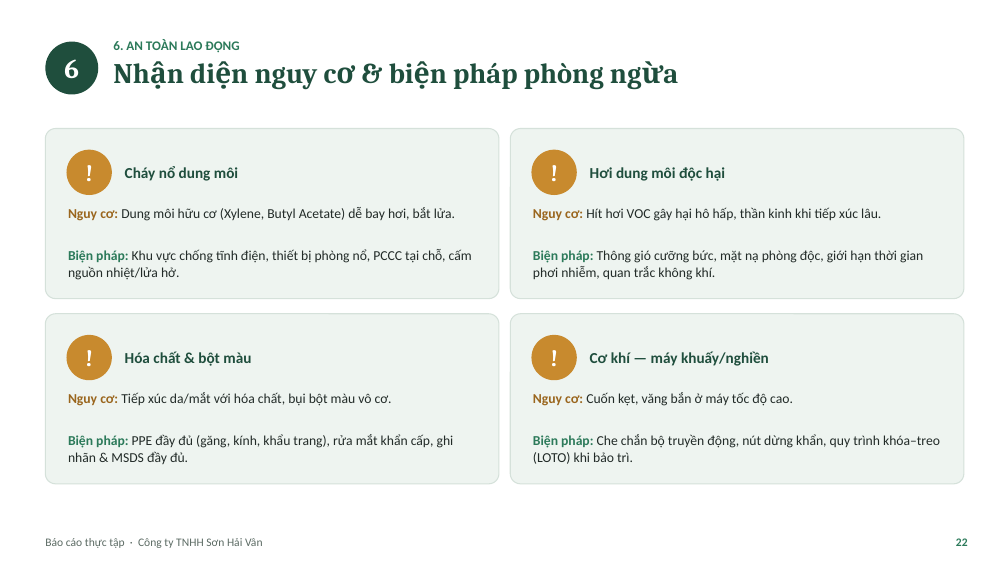
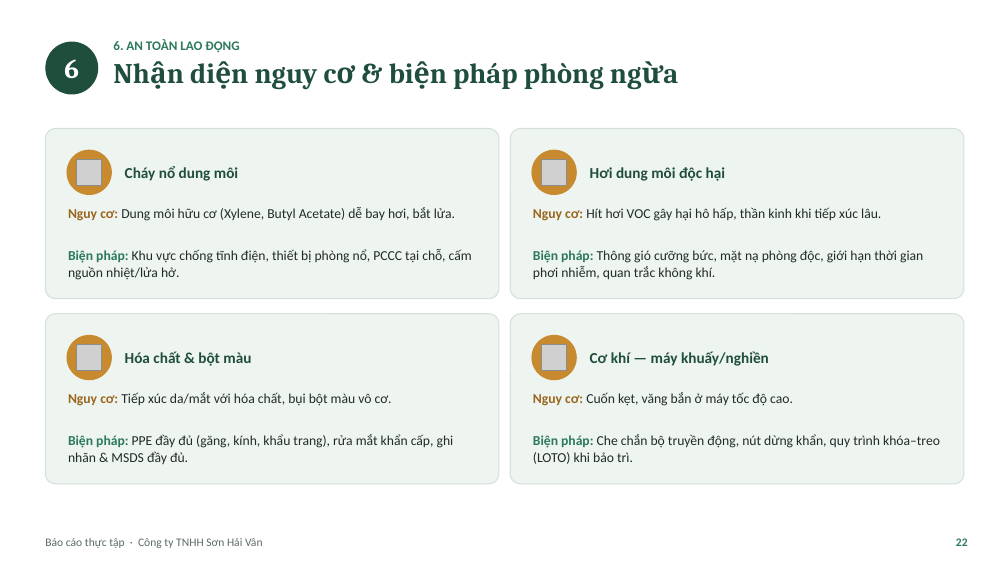
Before and after one commit to tranconcoder/pubic-resources, a slide deck: slide 22 of SuHeo/Báo cáo thực tập - Sơn Hải Vân.pptx. Drawn at 1008x567 pixels with LibreOffice and Linux fonts; fonts in the diff are those of the drawing; grey boxes stand for pictures. Boxes give left, top, right and bottom in pixels: in the first picture for what was removed or moved away, otherwise in the second. Text is boxed around its words. In the diff, an @@ line names an element or a change of style, - is before the commit and + after.

```diff
--- a/SuHeo/Báo cáo thực tập - Sơn Hải Vân.pptx
+++ b/SuHeo/Báo cáo thực tập - Sơn Hải Vân.pptx
@@ text removed at (67,150,112,195) @@
-!
@@ picture added at (76,160,102,185) @@
@@ text removed at (532,150,577,195) @@
-!
@@ picture added at (541,160,567,185) @@
@@ text removed at (67,335,112,380) @@
-!
@@ picture added at (76,345,102,371) @@
@@ text removed at (532,335,577,380) @@
-!
@@ picture added at (541,345,567,371) @@
```
Also in this commit, not shown: 14 other slides changed, 1 other file.
